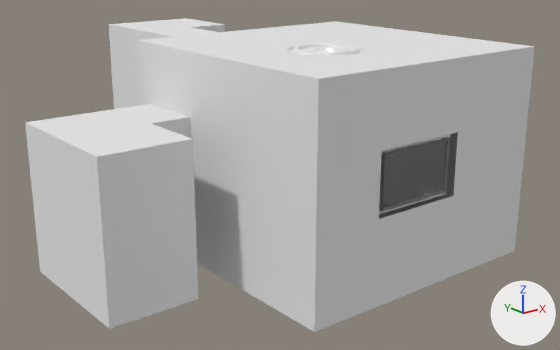
One commit to the Blender file ART/Map/home.blend: the scene before it, then after it.
Before and after are seen from a 50 mm lens placed at (-126.1, -138.0, 68.3), pointed at (-2.2, 16.9, 6.4). The axes (+X, +Y, +Z) are drawn at lower right. The lights are the same throughout.

Script lines for the objects in view, before the commit:
```python
me_立方體 = bpy.data.meshes.new('立方體')
me_立方體.from_pydata(...)  # 2689 vertices, 2739 faces; spans x -2.33..1.81, y -1.86..2.48, z -1.16..1.02
# faces by material slot: [1137, 1536, 10, 56]
me_立方體.materials.append(mat_wall)  # white #e7e7e7
me_立方體.materials.append(mat_light)  # light grey #d1d1d1
me_立方體.materials.append(mat_floor)
me_立方體.materials.append(mat_windows)
ob_立方體 = bpy.data.objects.new('立方體', me_立方體)
ob_立方體.location = (-3.5, 18.8, 16.6)
ob_立方體.scale = (25.0, 25.0, 25.0)
```
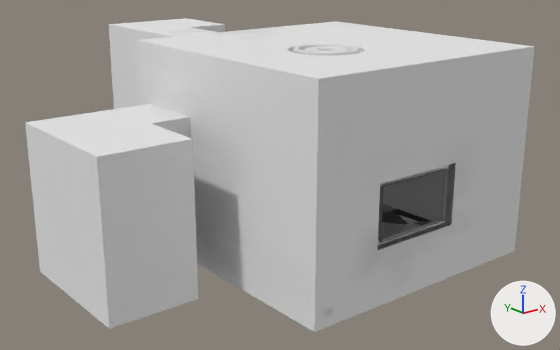
Boxes [x1, y1, x2, y2] around the edits, measured in the pictures (560 x 350 px; the box of a moved part takes in the faces that stretch with it):
```json
{"part": 1, "of": "me_立方體", "change": "moved or reshaped", "before": [315, 46, 535, 315], "after": [315, 46, 535, 315]}
{"object": "立方體.001", "change": "unchanged, uncovered by the edit", "after": [237, 244, 333, 318]}
```

The change, as JSON lines over the scene's bpy script:
```json
{"block": "me_立方體", "where": "me_立方體.from_pydata(...)  # 2689 vertices, 2739 faces; spans x -2.33..1.81, y -1.86..2.48, z -1.16..1.02"}
{"block": "me_立方體", "where": "# used by ob_立方體; location = (-3.5, 18.8, 16.6); scale = (25.0, 25.0, 25.0)"}
{"block": "me_立方體", "change": "me_立方體 part 1: all 63 vertices in x -0.28..0.72, y -1.86..-1.78, z -0.31..0.31 are moved by (0.0, 0.0, -0.29)"}
```
